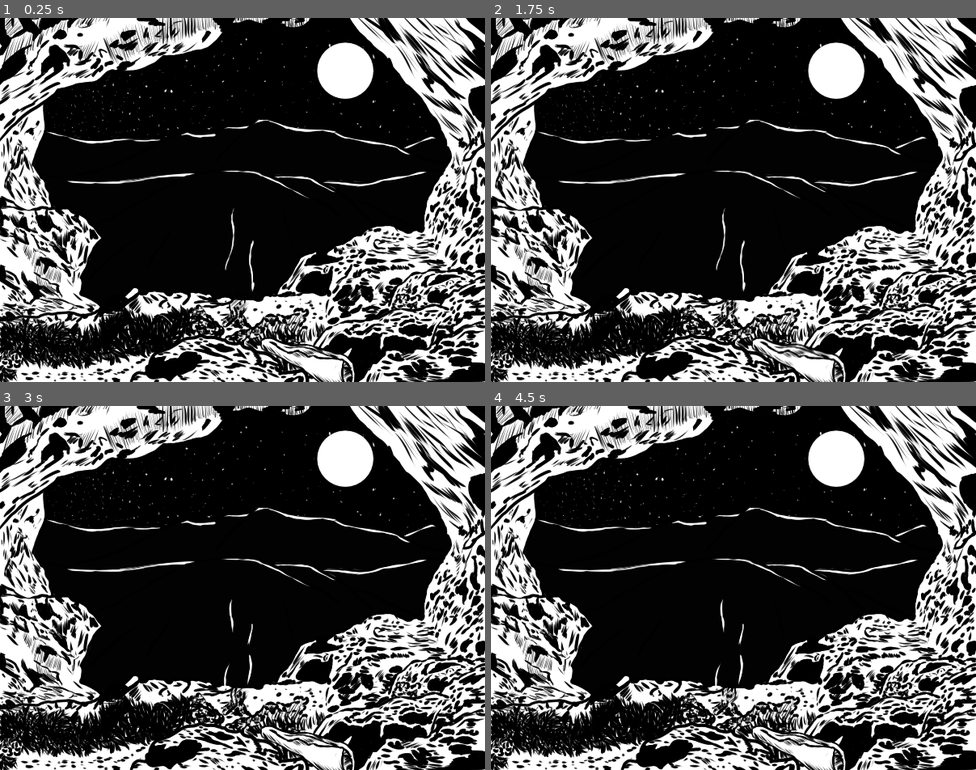
Above: before the commit, frames 1-4 (two rows, left to right).
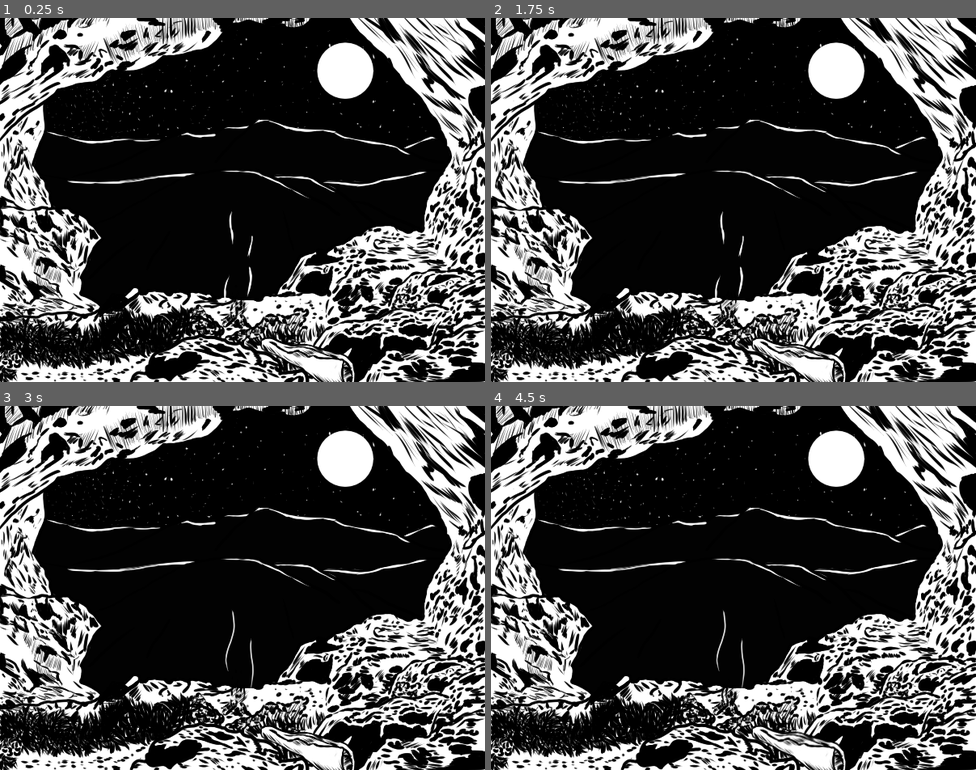
Above: after the commit, the same moments.

Repository: Ant0yne/35hJam_Edition-1
Game: Godot game, scene res://Scene/Menu.tscn
Same seed, same stepped clock (60 frames per second), same inputs: the game is played once before the commit and once after it. The engine's default icon, where the game draws it, is replaced by a stand-in: a white triangle on a blue panel in a dark square.
Inputs:
- Up to frame 1 (0.25 s): no input
- Up to frame 2 (1.75 s): no input
- Up to frame 3 (3 s): no input
- Up to frame 4 (4.5 s): no input

The runs differ from the first frame. In frame 1, 0.3% of the frame differs, in the area x 46-53%, y 52-83%; in frame 2, 0.5%; in frame 3, 0.3%; in frame 4, 0.5%, in the area x 46-73%, y 53-96%.

Commit message:
SD jour et nuit 1

Diff:
--- a/Scene/Jour1Saison1.tscn
+++ b/Scene/Jour1Saison1.tscn
@@ -1,6 +1,6 @@
-[gd_scene load_steps=53 format=2]
-
-[ext_resource path="res://Scene/Jour1Saison1.gd" type="Script" id=1]
+[gd_scene load_steps=54 format=2]
+
+[ext_resource path="res://Script/Jour1Saison1.gd" type="Script" id=1]
 [ext_resource path="res://Graphisme/Jour 1 Saison 1/Herbe sac.png" type="Texture" id=2]
 [ext_resource path="res://Graphisme/Jour 1 Saison 1/PersonnageJ1S1/personnageJour1Saison10021.png" type="Texture" id=3]
 [ext_resource path="res://Placeholder/Fond Blanc.png" type="Texture" id=4]
@@ -41,6 +41,7 @@
 [ext_resource path="res://Graphisme/Jour 1 Saison 1/PersonnageJ1S1/personnageJour1Saison10030.png" type="Texture" id=39]
 [ext_resource path="res://Graphisme/Jour 1 Saison 1/PersonnageJ1S1/personnageJour1Saison10029.png" type="Texture" id=40]
 [ext_resource path="res://Graphisme/Jour 1 Saison 1/Herbe Perso.png" type="Texture" id=41]
+[ext_resource path="res://SD/Jour1Saison1.ogg" type="AudioStream" id=42]
 
 [sub_resource type="Shader" id=1]
 code = "// original wind shader from https://github.com/Maujoe/godot-simple-wind-shader-2d/tree/master/assets/maujoe.simple_wind_shader_2d
@@ -378,9 +379,13 @@
 [node name="Personnage" type="AnimatedSprite" parent="."]
 position = Vector2( 99.1428, 362.122 )
 frames = SubResource( 9 )
-frame = 21
+frame = 27
 playing = true
 
 [node name="Herbe Perso" type="Sprite" parent="Personnage"]
 material = SubResource( 11 )
 texture = ExtResource( 41 )
+
+[node name="Son Foret" type="AudioStreamPlayer" parent="."]
+stream = ExtResource( 42 )
+autoplay = true
--- a/Scene/Menu.tscn
+++ b/Scene/Menu.tscn
@@ -1,7 +1,7 @@
 [gd_scene load_steps=3 format=2]
 
 [ext_resource path="res://icon.png" type="Texture" id=1]
-[ext_resource path="res://Scene/Menu.gd" type="Script" id=2]
+[ext_resource path="res://Script/Menu.gd" type="Script" id=2]
 
 [node name="Menu2" type="Node2D"]
 script = ExtResource( 2 )
--- a/Scene/Nuit1Saison1.tscn
+++ b/Scene/Nuit1Saison1.tscn
@@ -32,6 +32,7 @@
 [ext_resource path="res://Graphisme/Nuit 1 Saison 1/Personnage/personnageNuit1Saison10016.png" type="Texture" id=30]
 [ext_resource path="res://Graphisme/Nuit 1 Saison 1/Personnage/personnageNuit1Saison10023.png" type="Texture" id=31]
 [ext_resource path="res://Graphisme/Nuit 1 Saison 1/Personnage/personnageNuit1Saison10013.png" type="Texture" id=32]
+[ext_resource path="res://SD/Nuit1Saison1.ogg" type="AudioStream" id=33]
 
 [sub_resource type="SpriteFrames" id=1]
 animations = [ {
@@ -62,5 +63,9 @@
 [node name="Personnage" type="AnimatedSprite" parent="."]
 position = Vector2( 356, 337 )
 frames = SubResource( 1 )
-frame = 20
+frame = 14
 playing = true
+
+[node name="AudioStreamPlayer" type="AudioStreamPlayer" parent="."]
+stream = ExtResource( 33 )
+autoplay = true
Not shown, added: SD/Jour1Saison1.ogg.import
Not shown, added: SD/Nuit1Saison1.ogg.import
Not shown: 1 places in Scene/Nuit1Saison1.tscn that only renumber resources
Renamed: Scene/Jour1Saison1.gd -> Script/Jour1Saison1.gd
Renamed: Scene/Menu.gd -> Script/Menu.gd
Not shown, added: SD/Jour1Saison1.ogg
Not shown, added: SD/Nuit1Saison1.ogg
